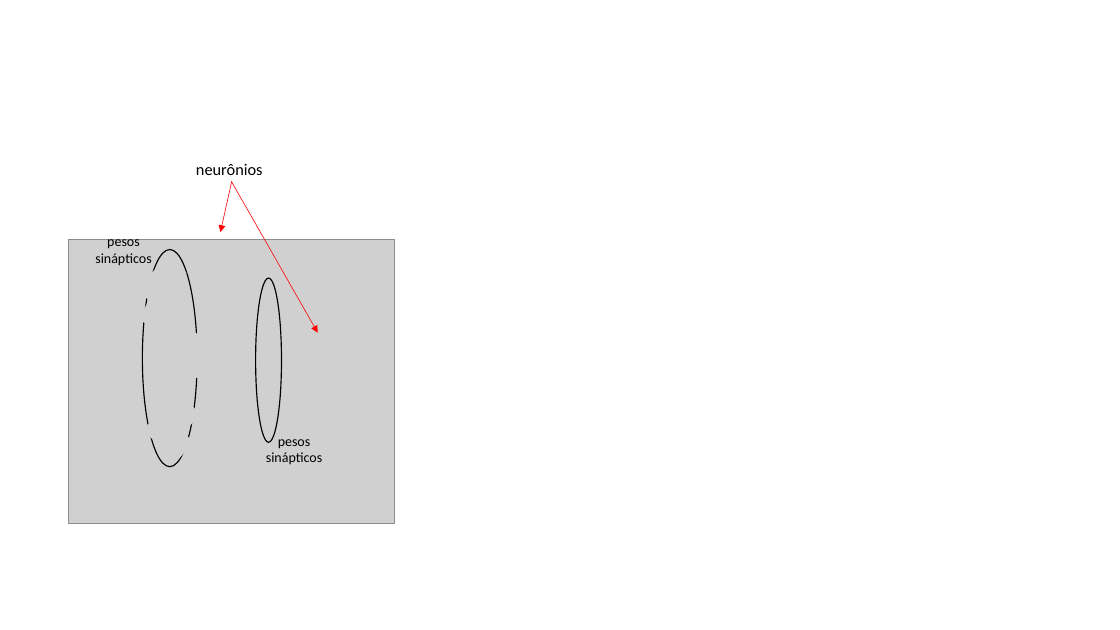
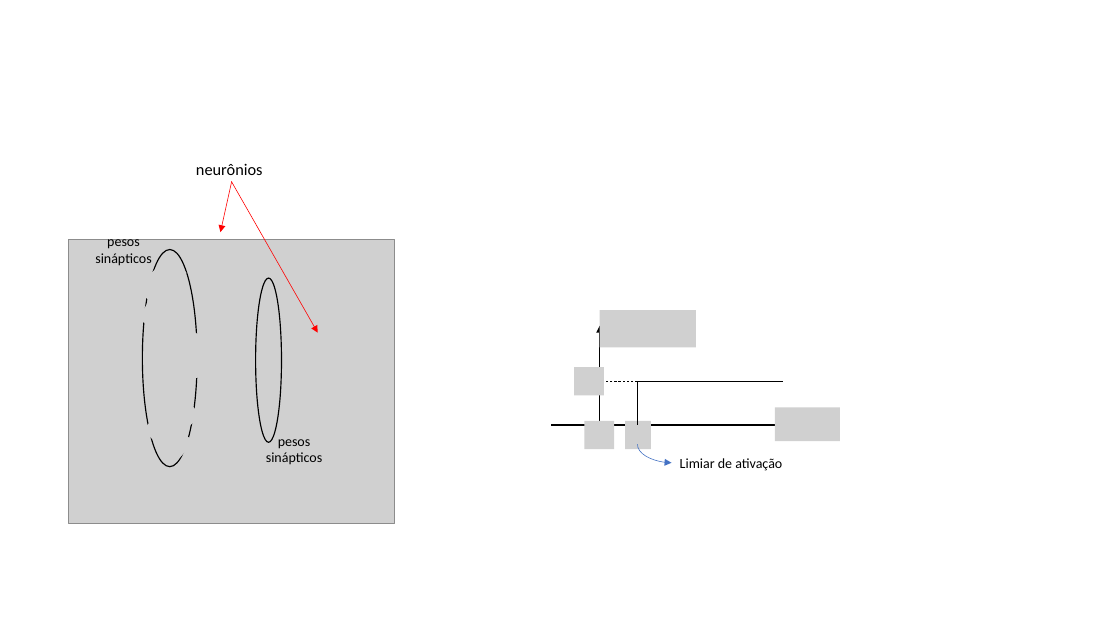
Before and after one commit to zz4fap/tp557-iot-ml, a slide deck: slide 18 of slides/TP557_3_Desafios_do_TinyML_machine_learning.pptx (slide 19 before the commit). Drawn at 1120x630 pixels with LibreOffice and Linux fonts; fonts in the diff are those of the drawing; grey boxes stand for pictures. Boxes give left, top, right and bottom in pixels: in the first picture for what was removed or moved away, otherwise in the second. Text is boxed around its words. In the diff, an @@ line names an element or a change of style, - is before the commit and + after.

```diff
--- a/slides/TP557_3_Desafios_do_TinyML_machine_learning.pptx
+++ b/slides/TP557_3_Desafios_do_TinyML_machine_learning.pptx
@@ group added at bbox=[551, 310, 840, 471]: 5 pictures, 3 lines, 2 arrows, 1 text, 1 curved arrow @@
+Limiar de ativação
```
Also in this commit, not shown: 4 other slides changed, 3 slides added, 4 slides removed, 3 other files.
